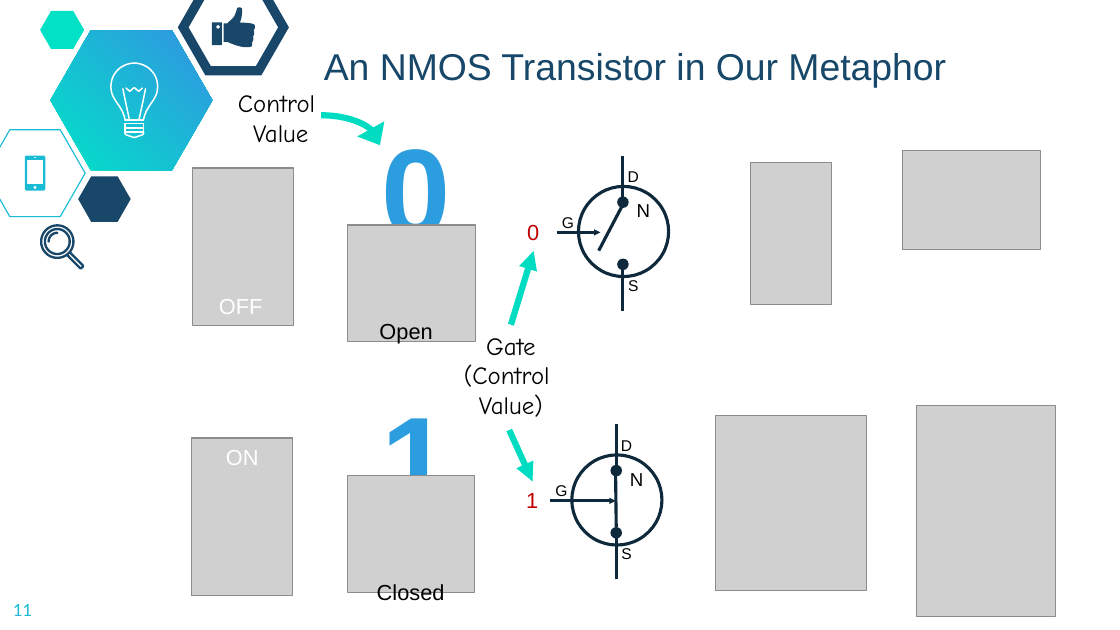
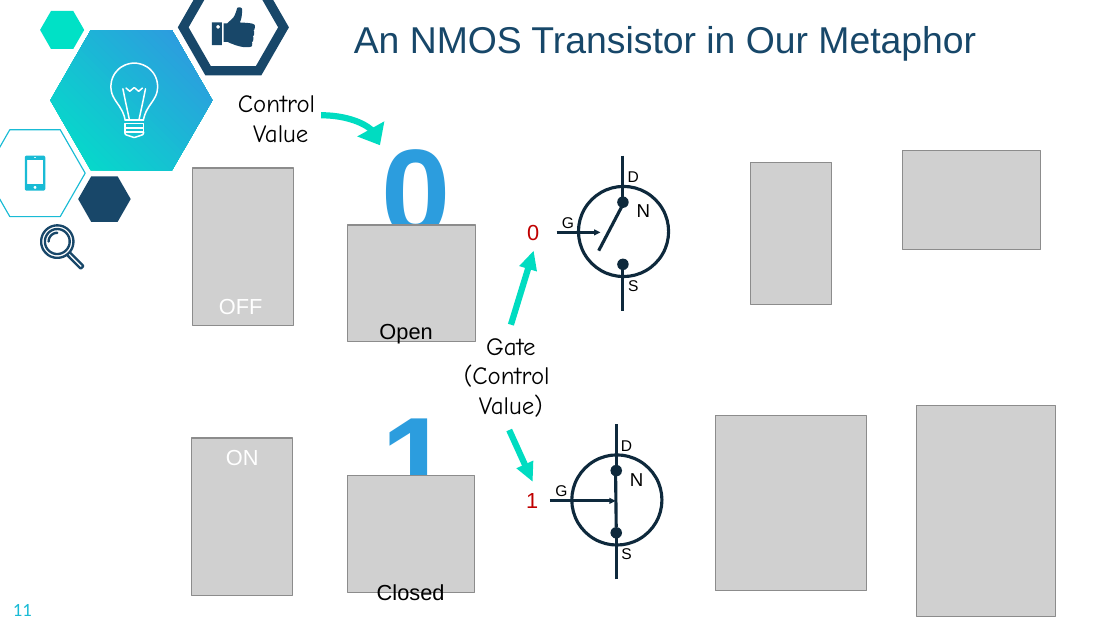
Before and after one commit to dickinson-comp256/COMP256, a slide deck: slide 11 of docs/materials/01-HardwareAbstractions/HA2-S-TransistorsToGates.pptx. Drawn at 1120x630 pixels with LibreOffice and Linux fonts; fonts in the diff are those of the drawing; grey boxes stand for pictures; background and template pictures are left out. Boxes give left, top, right and bottom in pixels: in the first picture for what was removed or moved away, otherwise in the second. Text is boxed around its words. In the diff, an @@ line names an element or a change of style, - is before the commit and + after.

```diff
--- a/docs/materials/01-HardwareAbstractions/HA2-S-TransistorsToGates.pptx
+++ b/docs/materials/01-HardwareAbstractions/HA2-S-TransistorsToGates.pptx
@@ title "An NMOS Transistor in Our ...": place and size @@
-title "An NMOS Transistor in Our ..." at [324,53,946,88]
+title "An NMOS Transistor in Our ..." at [354,26,976,61]
```
Also in this commit, not shown: 3 other slides changed.
